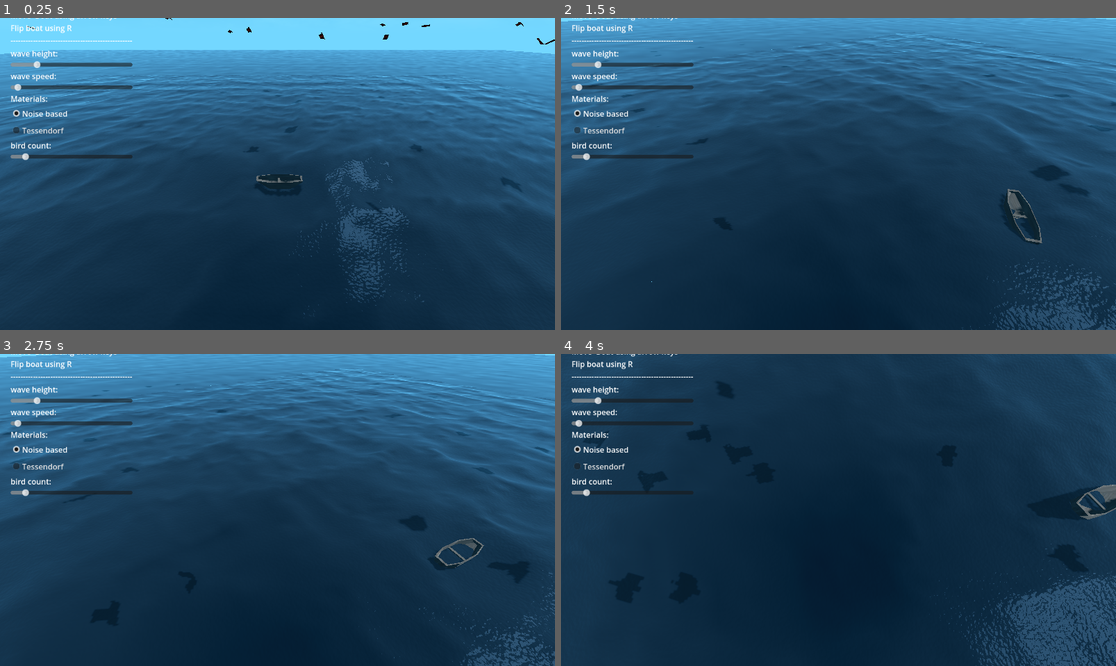
Above: before the commit, frames 1-4 (two rows, left to right).
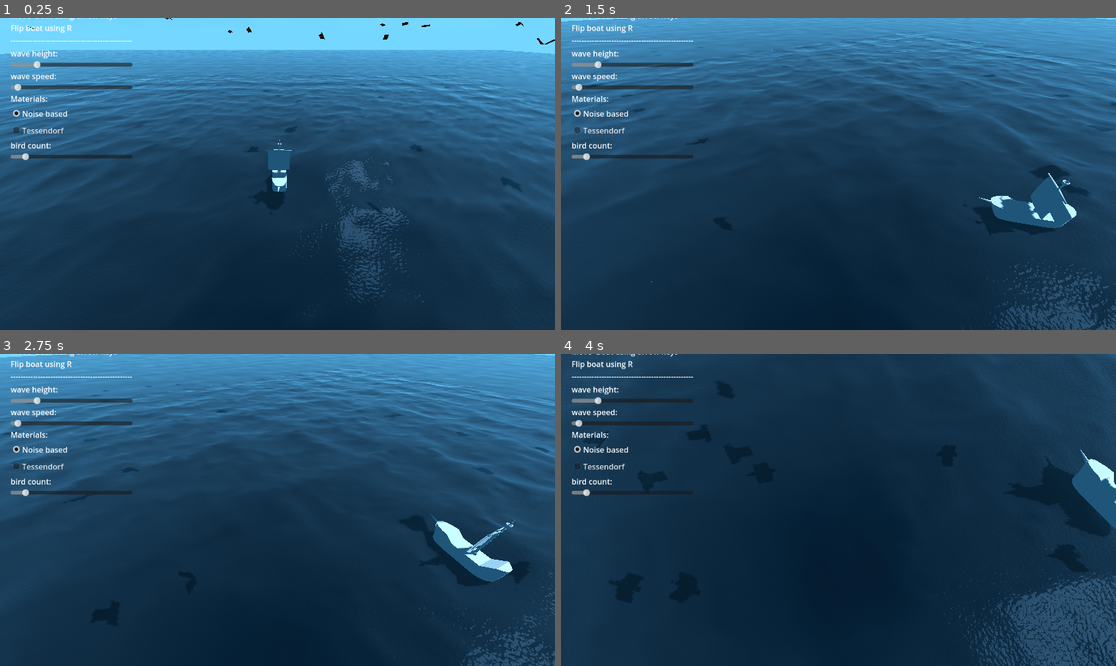
Above: after the commit, the same moments.

Repository: D0V4HKIIN/cs-341-computer-graphics-project
Game: Godot game, scene res://Main.tscn
Two runs of this game, one before a commit and one after it. Both use one fixed random seed, a clock stepped at 60 frames per second and the inputs below.
Inputs (mouse positions are in pixels of both pictures, inside the frame that each line leads up to):
- Up to frame 1 (0.25 s): no input
- Up to frame 2 (1.5 s): move the mouse to (960, 158) at 0.52 s; press the mouse at (960, 158) at 0.53 s; hold Right (boat_right) 0.53-1.28 s; move the mouse to (727, 189) at 1.27 s; release the mouse at (727, 189) at 1.28 s; hold Down (boat_back) from 1.28 s (still down); click (727, 189) at 1.35 s
- Up to frame 3 (2.75 s): move the mouse to (333, 441) at 2.02 s; release Down (boat_back) at 2.03 s; press the mouse at (333, 441) at 2.03 s; hold Right (boat_right) from 2.03 s (still down)
- Up to frame 4 (4 s): move the mouse to (810, 572) at 2.77 s; release Right (boat_right) at 2.78 s; release the mouse at (810, 572) at 2.78 s; hold Up (boat_forward) 2.78-3.53 s; click (810, 572) at 2.85 s; move the mouse to (1005, 556) at 3.52 s; press the mouse at (1005, 556) at 3.53 s; hold Left (boat_left) from 3.53 s (still down)

The runs differ from the first frame. In frame 1, 0.6% of the frame differs, in the area x 45-55%, y 38-61%; in frame 2, 1.7%, in the area x 72-93%, y 49-73%; in frame 3, 1.4%; in frame 4, 1.3%.

Commit message:
normals facing outside

Diff:
--- a/seas-341_captain_hooks_black_pearl/Boat.tscn
+++ b/seas-341_captain_hooks_black_pearl/Boat.tscn
@@ -1,7 +1,7 @@
 [gd_scene load_steps=4 format=3 uid="uid://dauvp4g2i071q"]
 
 [ext_resource type="Script" path="res://Boat.gd" id="1_gtp0f"]
-[ext_resource type="ArrayMesh" uid="uid://bomnupby41ikr" path="res://boat.obj" id="2_bscb6"]
+[ext_resource type="ArrayMesh" uid="uid://5blergw73pxg" path="res://ship_mesh_neph_outside.obj" id="2_ddja4"]
 
 [sub_resource type="BoxShape3D" id="BoxShape3D_ahewb"]
 size = Vector3(3, 1, 1.5)
@@ -44,5 +44,5 @@
 
 [node name="boatMesh" type="MeshInstance3D" parent="."]
 transform = Transform3D(0.5, 0, 0, 0, 0.5, 0, 0, 0, 0.5, 0, 0, 0)
-mesh = ExtResource("2_bscb6")
+mesh = ExtResource("2_ddja4")
 skeleton = NodePath("../floaters")
Not shown, added: seas-341_captain_hooks_black_pearl/ship_mesh_neph_outside.obj
Not shown, changed: seas-341_captain_hooks_black_pearl/ship_mesh_neph.blend
